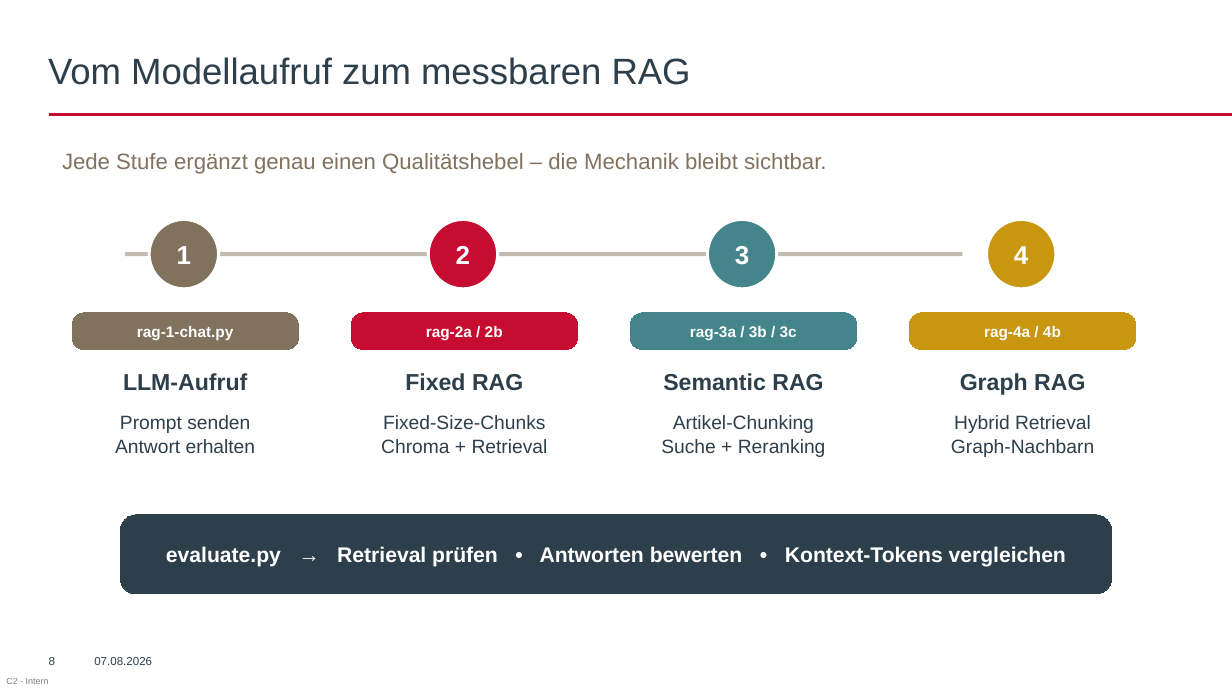
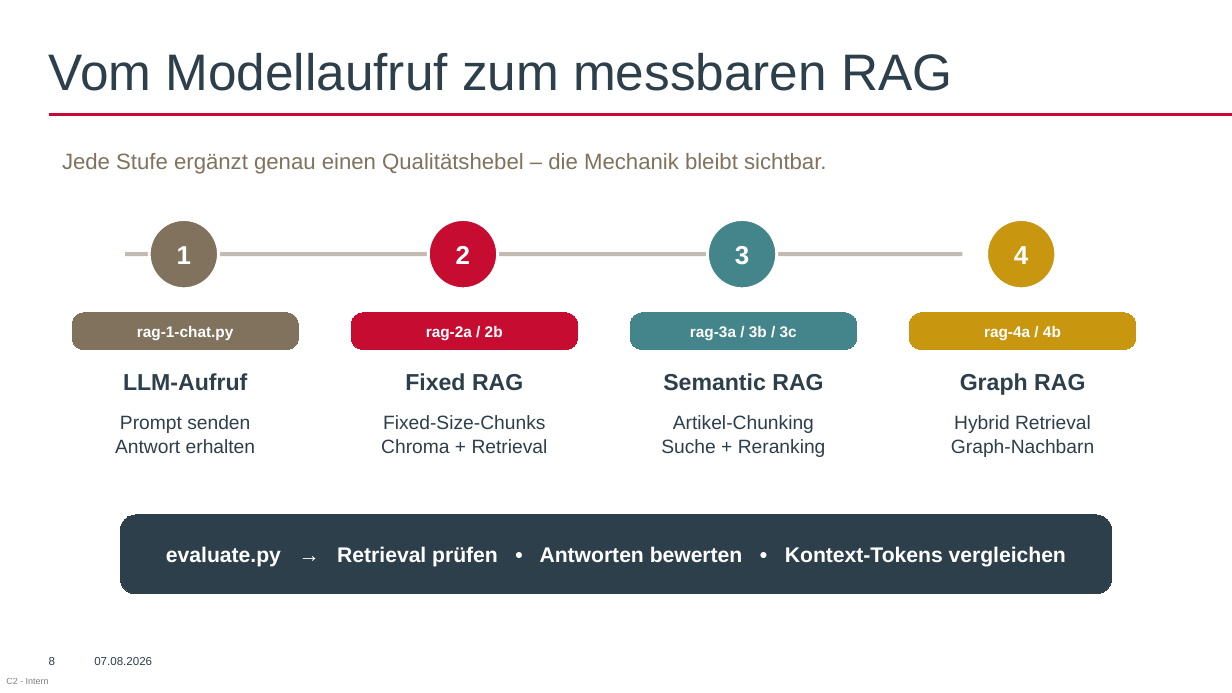
Before and after one commit to AkrosAG/RAG-Workshop, a slide deck: slide 8 of RAG_Workshop.pptx. Drawn at 1232x693 pixels with LibreOffice and Linux fonts; fonts in the diff are those of the drawing; background and template pictures are left out. Boxes give left, top, right and bottom in pixels: in the first picture for what was removed or moved away, otherwise in the second. Text is boxed around its words. In the diff, an @@ line names an element or a change of style, - is before the commit and + after.

```diff
--- a/RAG_Workshop.pptx
+++ b/RAG_Workshop.pptx
@@ title "Vom Modellaufruf zum messbaren RAG" at [49,53,952,91]: size 28.5 to 40 pt @@
```
Also in this commit, not shown: 3 other slides changed.
